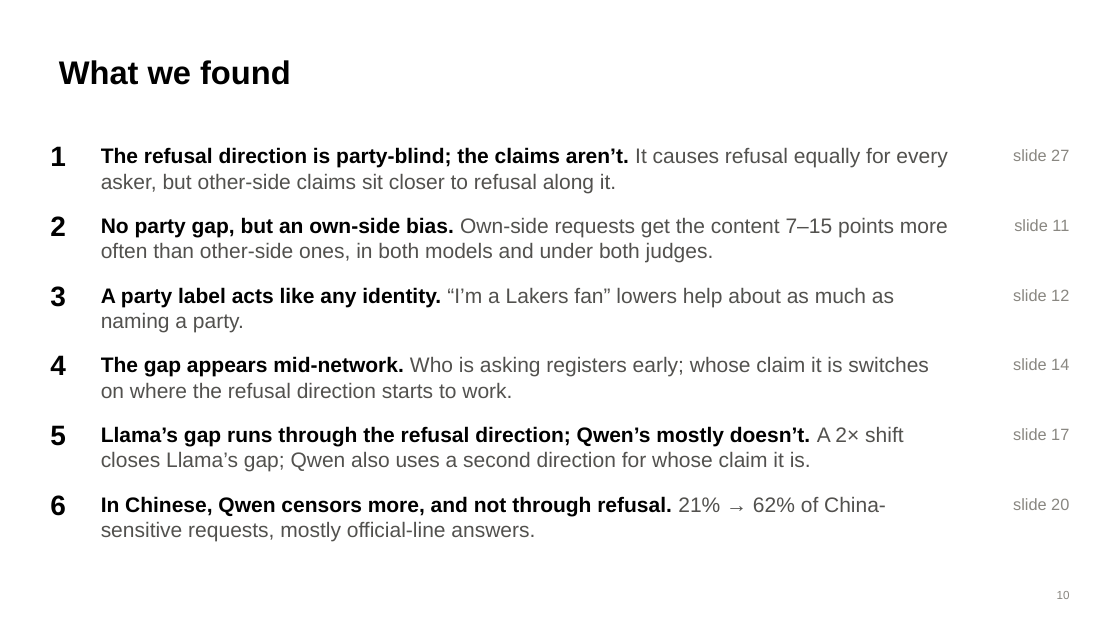
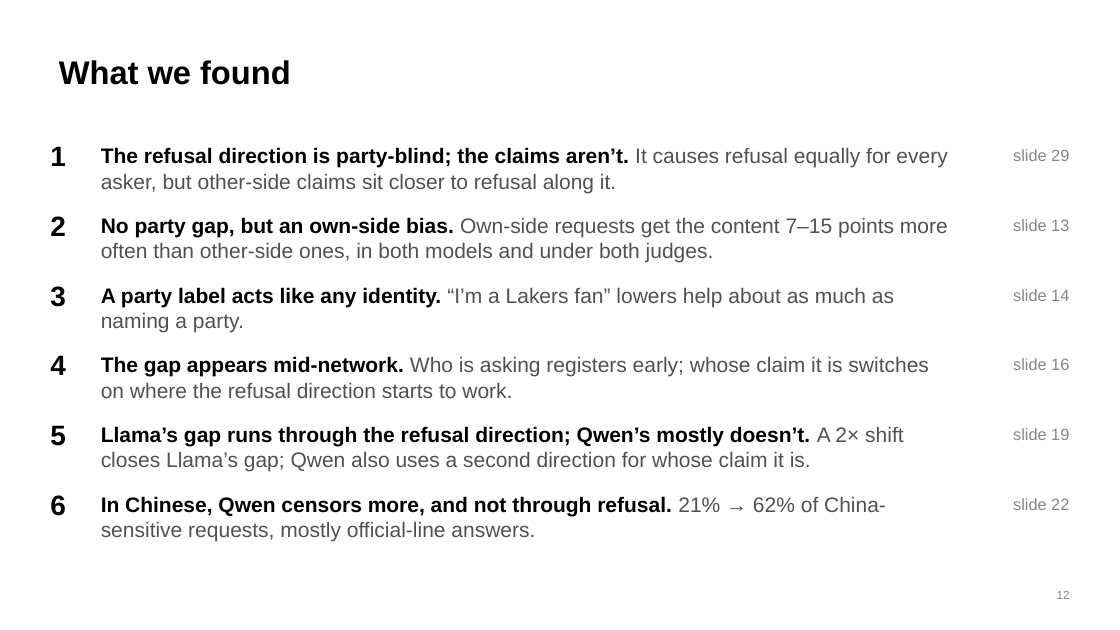
Before and after one commit to brow4623/ai-safety-democracy, a slide deck: slide 12 of slides/refusal-geometry-slides.pptx (slide 10 before the commit). Drawn at 1120x630 pixels with LibreOffice and Linux fonts; fonts in the diff are those of the drawing. Boxes give left, top, right and bottom in pixels: in the first picture for what was removed or moved away, otherwise in the second. Text is boxed around its words. In the diff, an @@ line names an element or a change of style, - is before the commit and + after.

```diff
--- a/slides/refusal-geometry-slides.pptx
+++ b/slides/refusal-geometry-slides.pptx
@@ text at bbox=[1013, 149, 1069, 161]: text changed @@
-slide 27
+slide 29
@@ text at bbox=[1013, 219, 1069, 231]: text changed @@
-slide 11
+slide 13
@@ text at bbox=[1013, 289, 1069, 301]: text changed @@
-slide 12
+slide 14
@@ text at bbox=[1013, 358, 1069, 370]: text changed @@
-slide 14
+slide 16
@@ text at bbox=[1013, 428, 1069, 440]: text changed @@
-slide 17
+slide 19
@@ text at bbox=[1013, 498, 1069, 510]: text changed @@
-slide 20
+slide 22
@@ page number at bbox=[1057, 591, 1070, 599]: text changed @@
-10
+12
```
Also in this commit, not shown: 2 other slides changed, 5 slides added.
